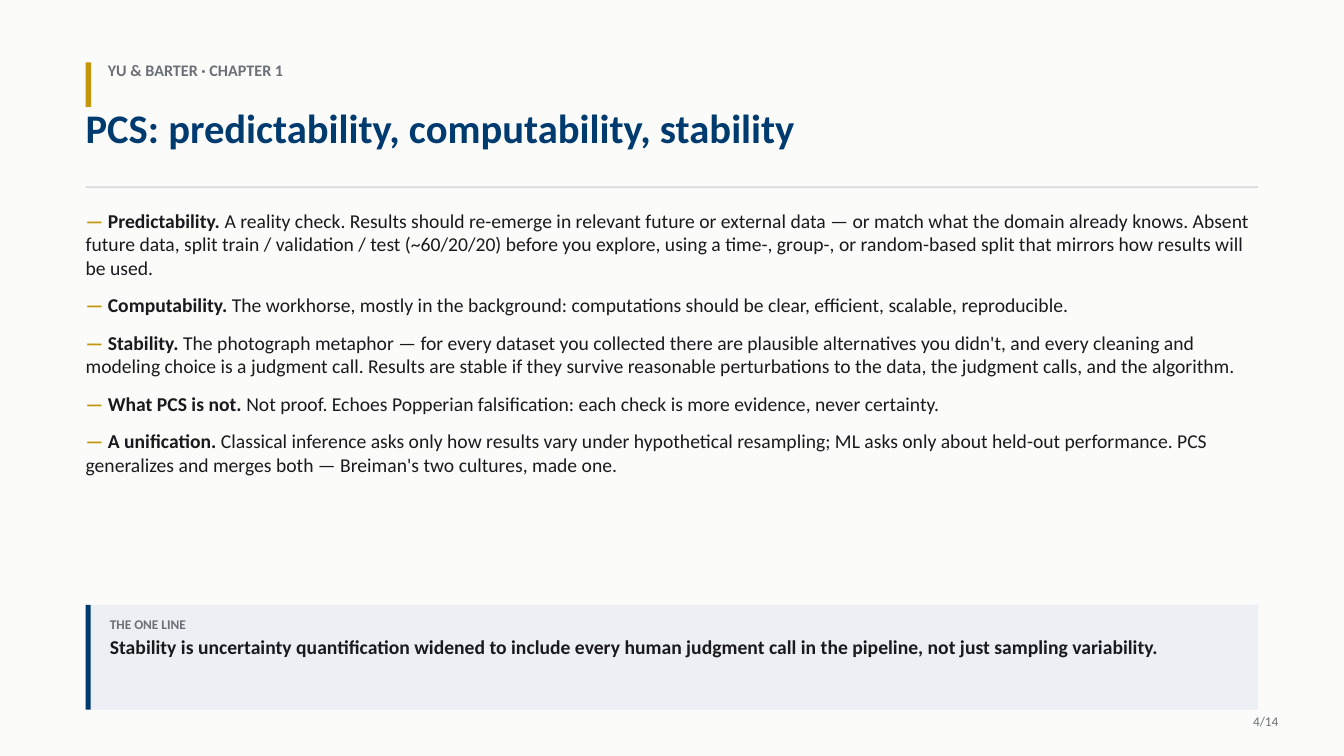
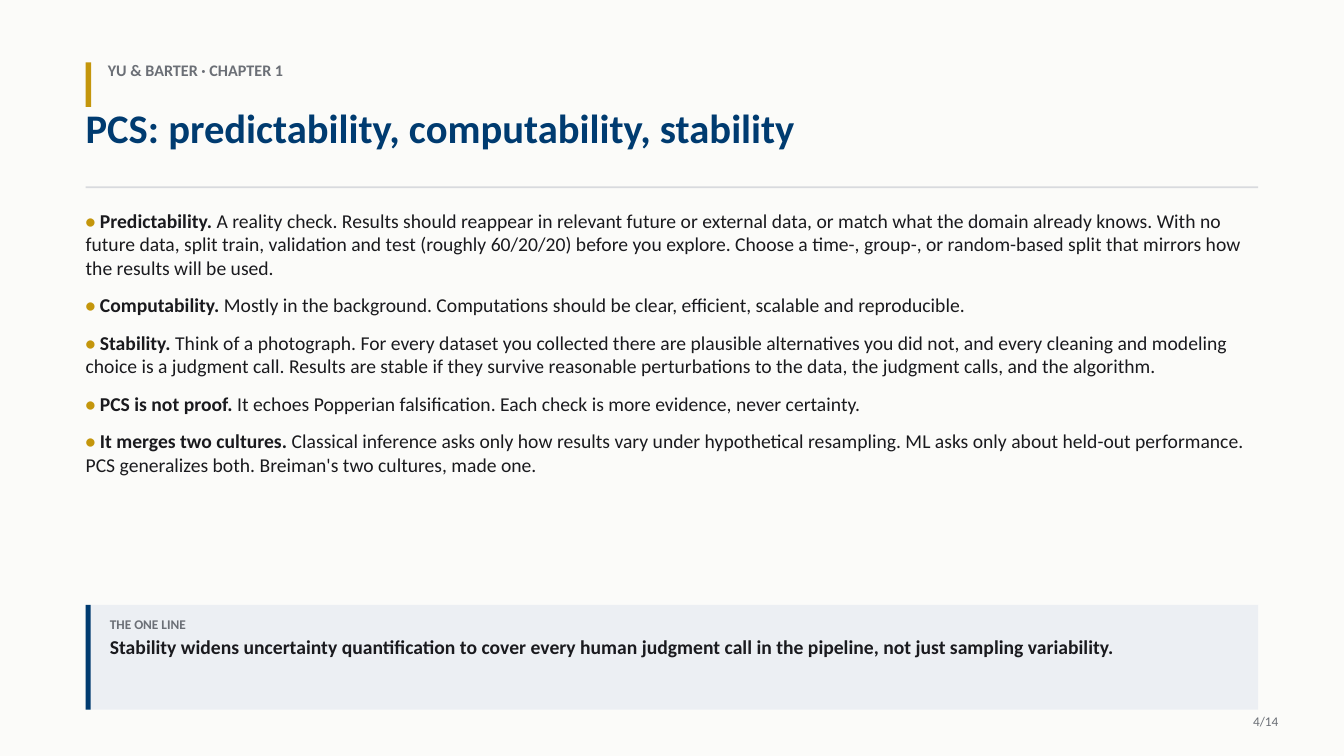
Before and after one commit to Ivar-Rydstrom/stat-215a-notes, a slide deck: slide 4 of readings/lecture1/lecture1.pptx. Drawn at 1344x756 pixels with LibreOffice and Linux fonts; fonts in the diff are those of the drawing. Boxes give left, top, right and bottom in pixels: in the first picture for what was removed or moved away, otherwise in the second. Text is boxed around its words. In the diff, an @@ line names an element or a change of style, - is before the commit and + after.

```diff
--- a/readings/lecture1/lecture1.pptx
+++ b/readings/lecture1/lecture1.pptx
@@ text at (86, 214, 1243, 476): text changed @@
-— Predictability. A reality check. Results should re-emerge in relevant future or external data — or match what the domain already knows. Absent future data, split train / validation / test (~60/20/20) before you explore, using a time-, group-, or random-based split that mirrors how results will be used.
-— Computability. The workhorse, mostly in the background: computations should be clear, efficient, scalable, reproducible.
-— Stability. The photograph metaphor — for every dataset you collected there are plausible alternatives you didn't, and every cleaning and modeling choice is a judgment call. Results are stable if they survive reasonable perturbations to the data, the judgment calls, and the algorithm.
-— What PCS is not. Not proof. Echoes Popperian falsification: each check is more evidence, never certainty.
-— A unification. Classical inference asks only how results vary under hypothetical resampling; ML asks only about held-out performance. PCS generalizes and merges both — Breiman's two cultures, made one.
+• Predictability. A reality check. Results should reappear in relevant future or external data, or match what the domain already knows. With no future data, split train, validation and test (roughly 60/20/20) before you explore. Choose a time-, group-, or random-based split that mirrors how the results will be used.
+• Computability. Mostly in the background. Computations should be clear, efficient, scalable and reproducible.
+• Stability. Think of a photograph. For every dataset you collected there are plausible alternatives you did not, and every cleaning and modeling choice is a judgment call. Results are stable if they survive reasonable perturbations to the data, the judgment calls, and the algorithm.
+• PCS is not proof. It echoes Popperian falsification. Each check is more evidence, never certainty.
+• It merges two cultures. Classical inference asks only how results vary under hypothetical resampling. ML asks only about held-out performance. PCS generalizes both. Breiman's two cultures, made one.
@@ text at (110, 640, 1113, 658): text changed @@
-Stability is uncertainty quantification widened to include every human judgment call in the pipeline, not just sampling variability.
+Stability widens uncertainty quantification to cover every human judgment call in the pipeline, not just sampling variability.
```
Also in this commit, not shown: 13 other slides changed, 1 other file.
